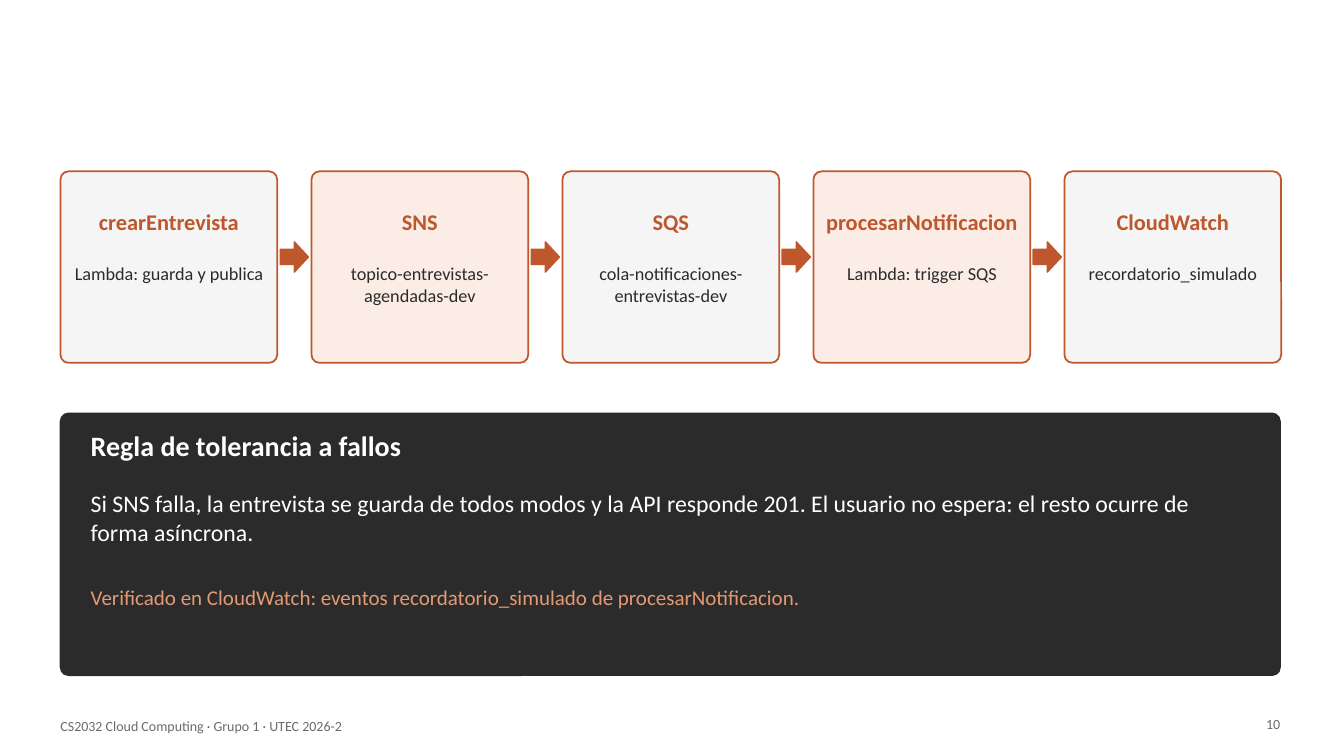
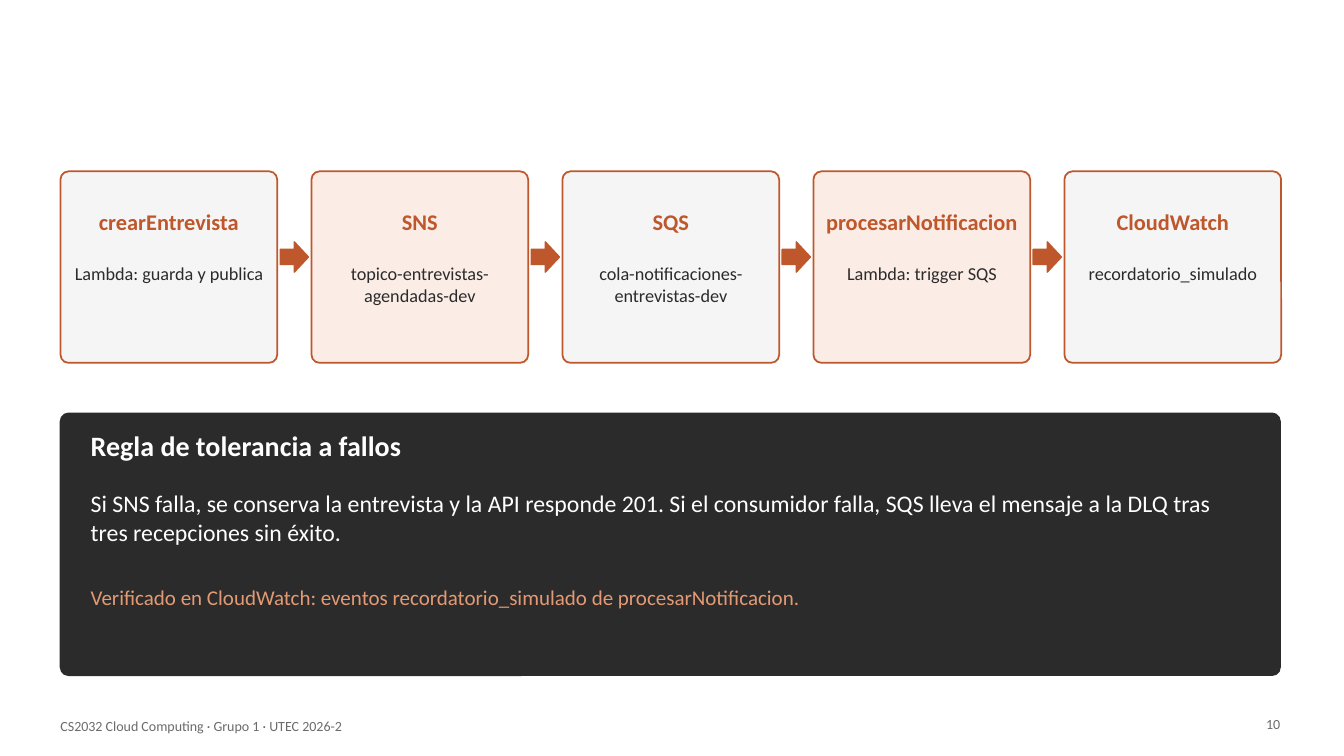
Before and after one commit to santiagodavila-ops/Proyecto-Final-Cloud-Computing-v2, a slide deck: slide 10 of presentacion/Presentacion_CS2032_Grupo1.pptx. Drawn at 1344x756 pixels with LibreOffice and Linux fonts; fonts in the diff are those of the drawing. Boxes give left, top, right and bottom in pixels: in the first picture for what was removed or moved away, otherwise in the second. Text is boxed around its words. In the diff, an @@ line names an element or a change of style, - is before the commit and + after.

```diff
--- a/presentacion/Presentacion_CS2032_Grupo1.pptx
+++ b/presentacion/Presentacion_CS2032_Grupo1.pptx
@@ text at (x1=91, y1=495, x2=1209, y2=545): text changed @@
-Si SNS falla, la entrevista se guarda de todos modos y la API responde 201. El usuario no espera: el resto ocurre de forma asíncrona.
+Si SNS falla, se conserva la entrevista y la API responde 201. Si el consumidor falla, SQS lleva el mensaje a la DLQ tras tres recepciones sin éxito.
```
Also in this commit, not shown: 15 other slides changed, 2 other files.
